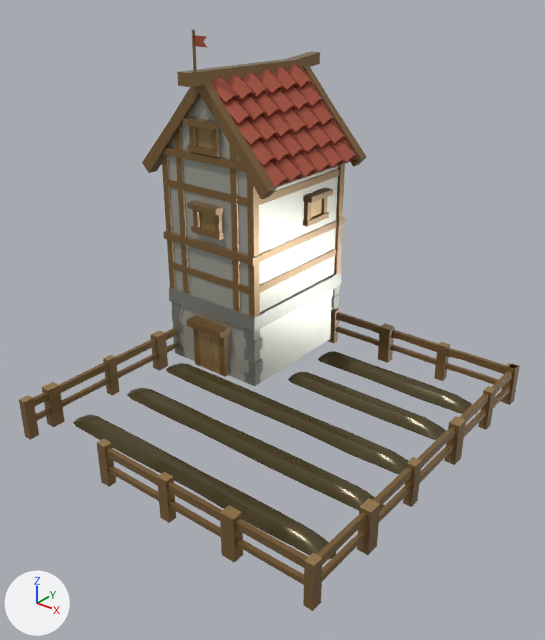
Renders of the glTF model models/terrain/Farm.glb from each side of a commit.
One viewpoint serves both versions: a 50 mm camera at (2.11, -2.63, 2.13) aimed at (0.1, -0.11, 0.57). Arrows for +X, +Y and +Z are at lower left; the lights stay in place. The picture after the commit comes second. Where no turn or scale is listed for an object, it has been applied to the vertices. Vertices at exactly the same position are counted once.

The first picture shows 'Farm_SecondAge_Level3'.
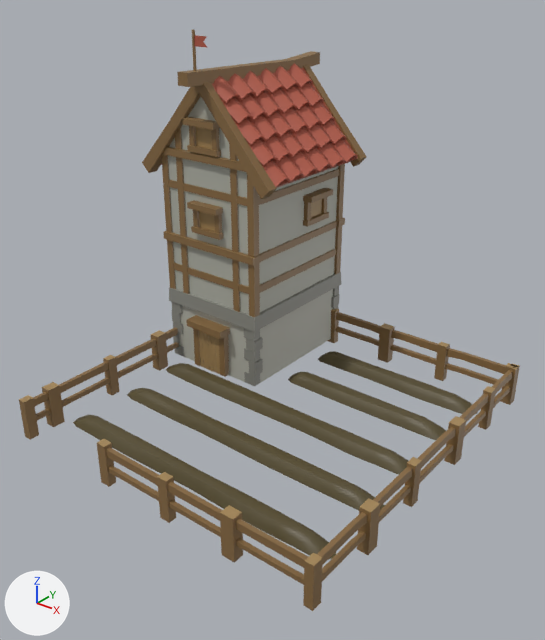
Where the newer file only moved an object's origin or applied its transform, the numbers keep the older frame.

Changed parts and their boxes (x1, y1, x2, y2) in the pictures (545 x 640 px):
part 1 of me_farm_secondage_level3, recoloured: (19, 33, 520, 611) in both
part 2 of me_farm_secondage_level3, recoloured: (19, 127, 519, 566) in both
part 3 of me_farm_secondage_level3, recoloured: (73, 359, 477, 560) in both
part 4 of me_farm_secondage_level3, recoloured: (194, 35, 358, 188) in both
part 5 of me_farm_secondage_level3, recoloured: (168, 97, 338, 314) in both
part 6 of me_farm_secondage_level3, recoloured: (169, 272, 341, 386) in both
part 7 of me_farm_secondage_level3, recoloured: (176, 289, 333, 386) in both

Edits to the bpy script that builds the scene:
```text
Add mat_merged_vertexcolor:
    mat_merged_vertexcolor = bpy.data.materials.new('Merged_VertexColor')
    mat_merged_vertexcolor.use_nodes = True; mat_merged_vertexcolor.node_tree.nodes.clear()
    _N = mat_merged_vertexcolor.node_tree.nodes; _L = mat_merged_vertexcolor.node_tree.links
    n0 = _N.new('ShaderNodeBsdfPrincipled'); n0.name = 'Principled BSDF'
    n1 = _N.new('ShaderNodeOutputMaterial'); n1.name = 'Material Output'
    n2 = _N.new('ShaderNodeVertexColor'); n2.name = 'Color Attribute'
    _L.new(n0.outputs[0], n1.inputs[0])  # 'BSDF' to 'Surface'
    _L.new(n2.outputs[0], n0.inputs[0])  # 'Color' to 'Base Color'
Change me_farm_secondage_level3:
    where me_farm_secondage_level3.from_pydata(...)  # 2886 vertices, 4162 faces; spans x -0.94..0.97, y -0.96..1.01, z -0.02..1.82
    used by ob_farm_secondage_level3; location = (0.0, 0.0, 0.0)
    me_farm_secondage_level3 part 1: all 1332 faces that had it switch from mat_wood (brown #886a42) to mat_merged_vertexcolor
    me_farm_secondage_level3 part 2: all 150 faces that had it switch from mat_wood_light (brown #a58758) to mat_merged_vertexcolor
    me_farm_secondage_level3 part 3: all 668 faces that had it switch from mat_dirt (brown #574d2f) to mat_merged_vertexcolor
    me_farm_secondage_level3 part 4: all 1716 faces that had it switch from mat_main (red #b15945) to mat_merged_vertexcolor
    me_farm_secondage_level3 part 5: all 16 faces that had it switch from mat_walls (grey #b0b1a6) to mat_merged_vertexcolor
    me_farm_secondage_level3 part 6: all 260 faces that had it switch from mat_stone (grey #878880) to mat_merged_vertexcolor
    me_farm_secondage_level3 part 7: all 20 faces that had it switch from mat_stone_light (grey #b4b4a9) to mat_merged_vertexcolor
    me_farm_secondage_level3 part 8: vertex colours changed
```
